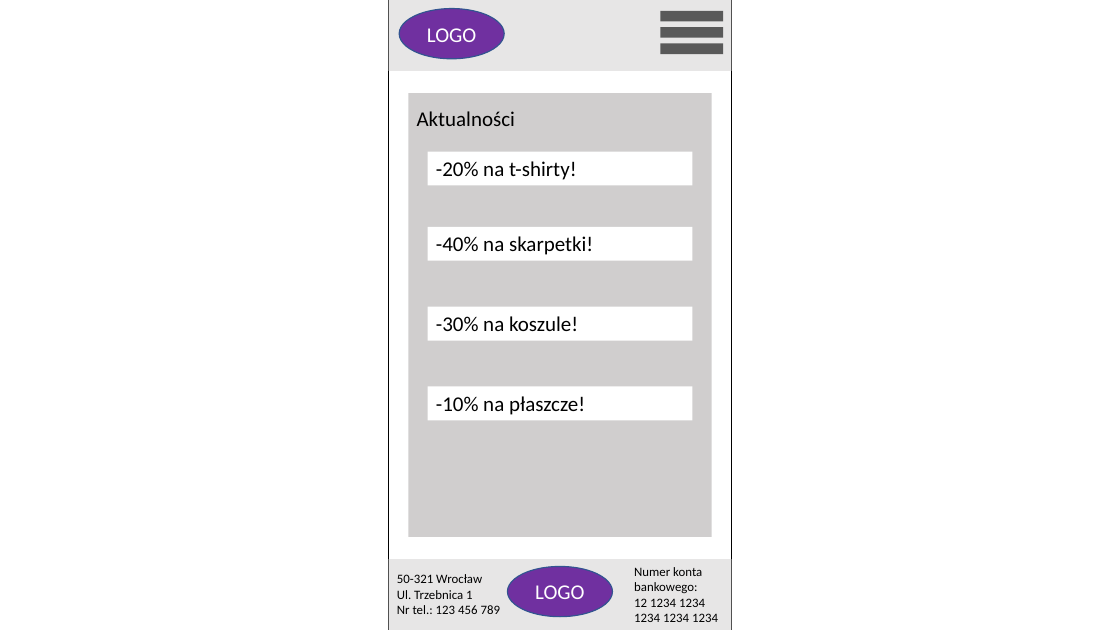
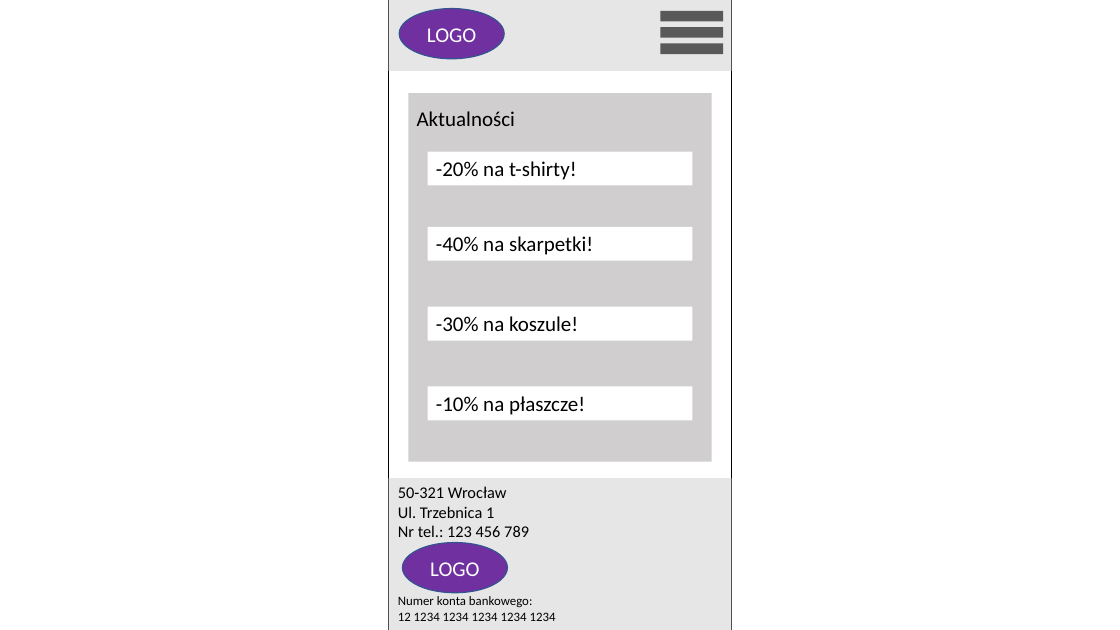
Before and after one commit to szymeq17/Uni, a slide deck: slide 7 of Kurs WWW/Lista 13/prototyp.pptx (slide 4 before the commit). Drawn at 1120x630 pixels with LibreOffice and Linux fonts; fonts in the diff are those of the drawing. Boxes give left, top, right and bottom in pixels: in the first picture for what was removed or moved away, otherwise in the second. Text is boxed around its words. In the diff, an @@ line names an element or a change of style, - is before the commit and + after.

```diff
--- a/Kurs WWW/Lista 13/prototyp.pptx
+++ b/Kurs WWW/Lista 13/prototyp.pptx
@@ rectangle resized from (x1=408, y1=93, x2=712, y2=537) to (x1=408, y1=93, x2=712, y2=462) @@
@@ rectangle resized from (x1=389, y1=560, x2=732, y2=630) to (x1=389, y1=478, x2=732, y2=630) @@
@@ text "50-321 Wrocław" moved from (x1=397, y1=574, x2=501, y2=614) to (x1=398, y1=486, x2=529, y2=537) @@
@@ text "50-321 Wrocław" at (x1=398, y1=486, x2=529, y2=537): size 11 to 14 pt @@
@@ ellipse "LOGO" moved from (x1=507, y1=566, x2=613, y2=617) to (x1=402, y1=543, x2=507, y2=593) @@
@@ text "Numer konta bankowego:" rewrapped from (x1=634, y1=567, x2=718, y2=622) to (x1=398, y1=596, x2=556, y2=621) @@
```
Also in this commit, not shown: 7 other slides changed, 3 slides added, 22 other files.
